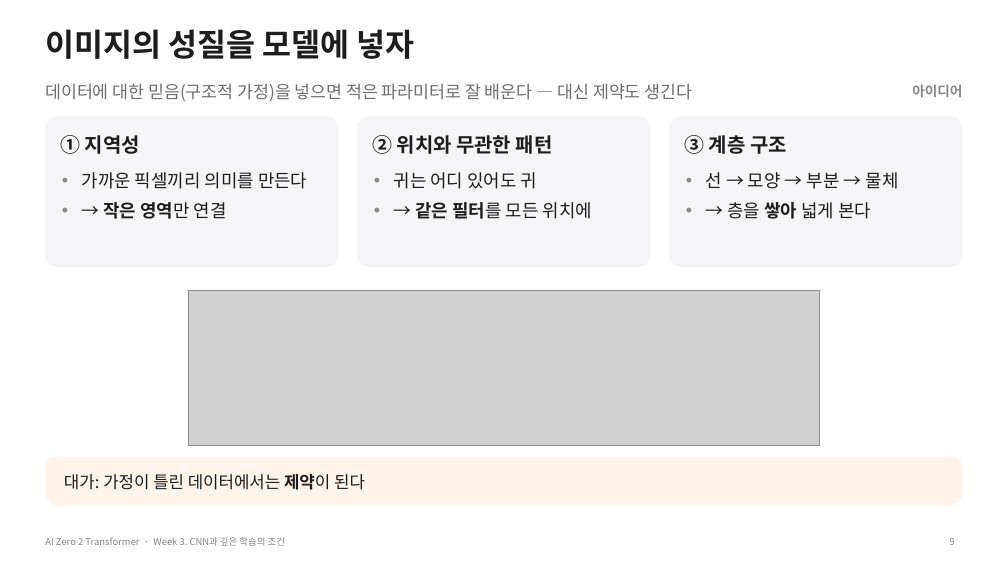
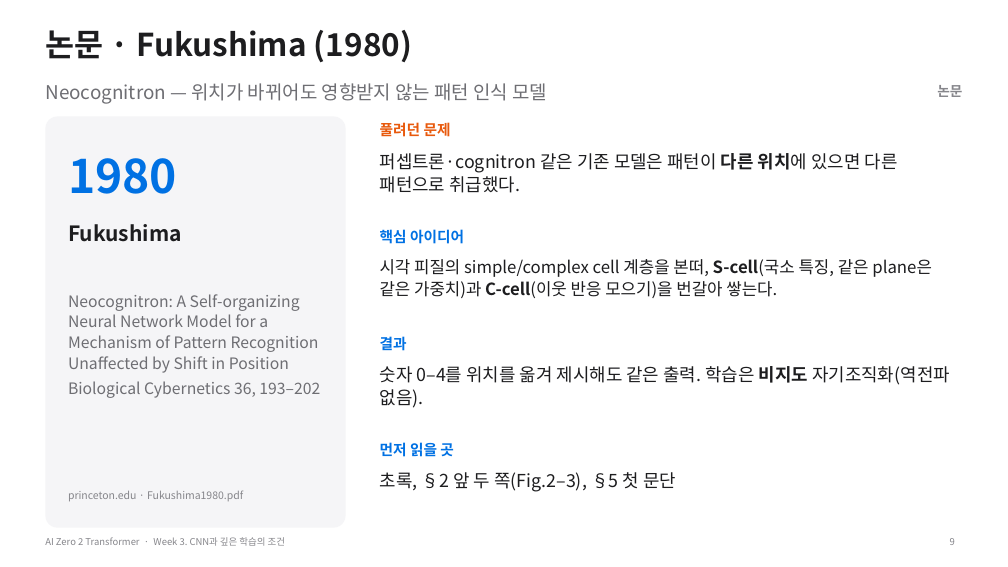
Before and after one commit to myunhh/AI-Zero-2-Transformers, a slide deck: slide 9 of lectures/week03_cnn_and_deep_learning.pptx. Drawn at 1008x567 pixels with LibreOffice and Linux fonts; fonts in the diff are those of the drawing; grey boxes stand for pictures. Boxes give left, top, right and bottom in pixels: in the first picture for what was removed or moved away, otherwise in the second. Text is boxed around its words. In the diff, an @@ line names an element or a change of style, - is before the commit and + after.

```diff
--- a/lectures/week03_cnn_and_deep_learning.pptx
+++ b/lectures/week03_cnn_and_deep_learning.pptx
@@ title at (45, 30, 412, 62): text changed @@
-이미지의 성질을 모델에 넣자
+논문 · Fukushima (1980)
@@ text at (45, 83, 548, 104): text changed; size 16.5 to 18 pt @@
-데이터에 대한 믿음(구조적 가정)을 넣으면 적은 파라미터로 잘 배운다 — 대신 제약도 생긴다
+Neocognitron — 위치가 바뀌어도 영향받지 않는 패턴 인식 모델
@@ text at (937, 85, 962, 97): text changed @@
-아이디어
+논문
@@ rounded rectangle: place and size @@
-rounded rectangle at (45, 116, 339, 268)
+rounded rectangle at (45, 116, 346, 528)
@@ rounded rectangle at (45, 116, 346, 528): proportions changed @@
@@ rounded rectangle removed at (358, 116, 651, 268) @@
@@ rounded rectangle removed at (669, 116, 963, 268) @@
@@ text "1980" at (68, 158, 177, 194): vertical alignment middle to top @@
@@ text removed at (372, 135, 553, 154) @@
-② 위치와 무관한 패턴
@@ text added at (380, 122, 451, 137), 14 pt, text #E8590C, bold @@
+풀려던 문제
@@ text removed at (684, 135, 787, 154) @@
-③ 계층 구조
@@ text at (68, 158, 177, 194): text changed; size 19 to 44 pt; text colour #1D1D1F to #0071E3 @@
-① 지역성
+1980
@@ text added at (380, 153, 898, 193), 17 pt, text #1D1D1F @@
+퍼셉트론·cognitron 같은 기존 모델은 패턴이 다른 위치에 있으면 다른 패턴으로 취급했다.
@@ text removed at (394, 172, 592, 219) @@
-• 귀는 어디 있어도 귀
-• → 같은 필터를 모든 위치에
@@ text at (68, 224, 182, 242): text changed; size 17 to 20 pt; bold on @@
-• 가까운 픽셀끼리 의미를 만든다
-• → 작은 영역만 연결
+Fukushima
@@ text added at (380, 229, 464, 244), 14 pt, text #0071E3, bold @@
+핵심 아이디어
@@ text at (380, 259, 932, 298): text changed; size 17 to 16 pt @@
-• 선 → 모양 → 부분 → 물체
-• → 층을 쌓아 넓게 본다
+시각 피질의 simple/complex cell 계층을 본떠, S-cell(국소 특징, 같은 plane은 같은 가중치)과 C-cell(이웃 반응 모으기)을 번갈아 쌓는다.
@@ text added at (68, 294, 320, 398), 15 pt, text #6E6E73 @@
+Neocognitron: A Self-organizing Neural Network Model for a Mechanism of Pattern Recognition Unaffected by Shift in Position
+Biological Cybernetics 36, 193–202
@@ picture removed at (188, 290, 820, 445) @@
@@ text added at (380, 336, 407, 351), 14 pt, text #0071E3, bold @@
+결과
@@ text added at (380, 366, 950, 408), 17 pt, text #1D1D1F @@
+숫자 0–4를 위치를 옮겨 제시해도 같은 출력. 학습은 비지도 자기조직화(역전파 없음).
@@ text added at (380, 442, 454, 457), 14 pt, text #0071E3, bold @@
+먼저 읽을 곳
@@ rounded rectangle removed at (45, 457, 963, 506) @@
-대가: 가정이 틀린 데이터에서는 제약이 된다
@@ text added at (380, 472, 676, 492), 17 pt, text #1D1D1F @@
+초록, §2 앞 두 쪽(Fig.2–3), §5 첫 문단
@@ text added at (68, 490, 243, 502), 10 pt, text #86868B @@
+princeton.edu · Fukushima1980.pdf
```
Also in this commit, not shown: 28 other slides changed, 33 slides added, 13 slides removed, 21 other files.
